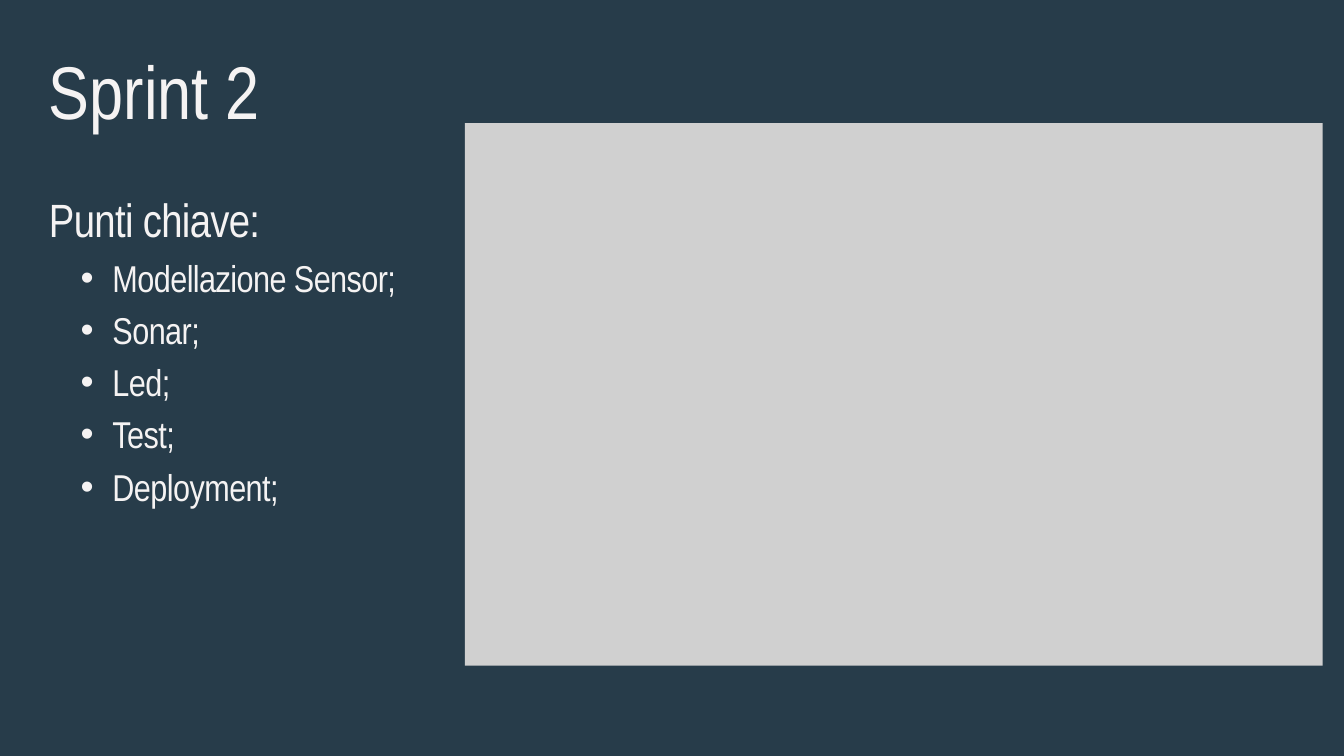
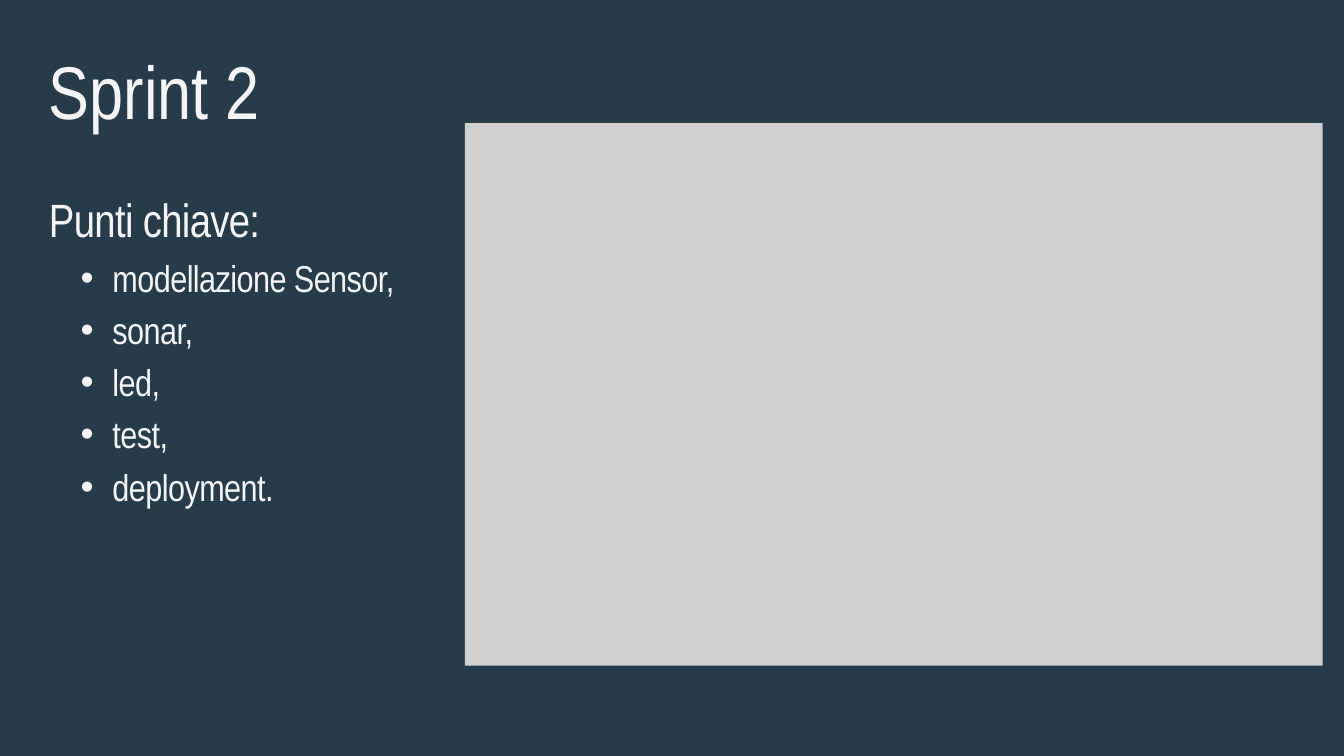
Before and after one commit to FlorAber/ISS25-cargoservice, a slide deck: slide 5 of ISS25_Cargoservice.pptx. Drawn at 1344x756 pixels with LibreOffice and Linux fonts; fonts in the diff are those of the drawing; grey boxes stand for pictures. Boxes give left, top, right and bottom in pixels: in the first picture for what was removed or moved away, otherwise in the second. Text is boxed around its words. In the diff, an @@ line names an element or a change of style, - is before the commit and + after.

```diff
--- a/ISS25_Cargoservice.pptx
+++ b/ISS25_Cargoservice.pptx
@@ text at <box>112,265,394,508</box>: text changed @@
-  • Modellazione Sensor;
-  • Sonar;
-  • Led;
-  • Test;
-  • Deployment;
+  • modellazione Sensor,
+  • sonar,
+  • led,
+  • test,
+  • deployment.
```
Also in this commit, not shown: 5 other slides changed.
